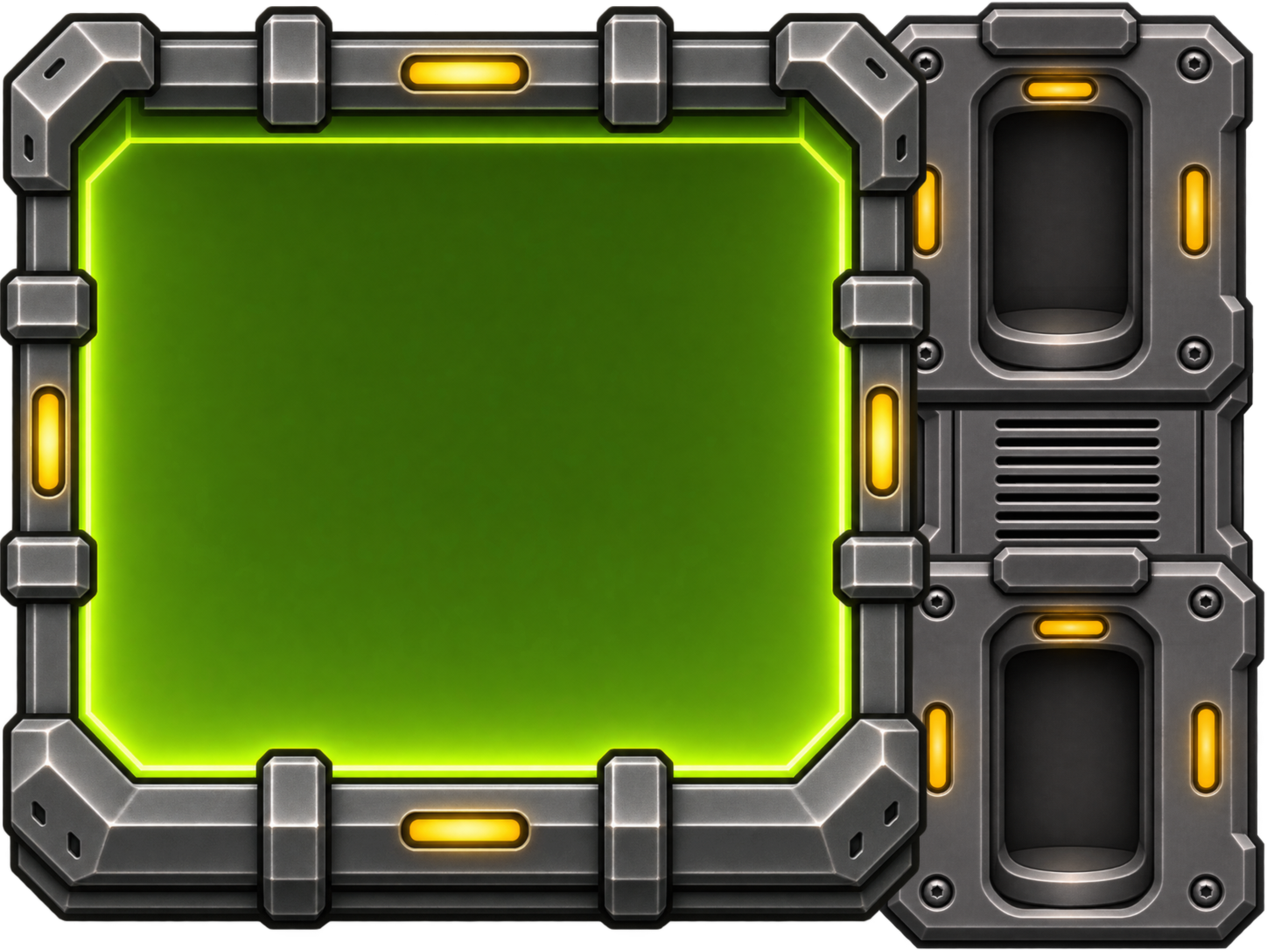
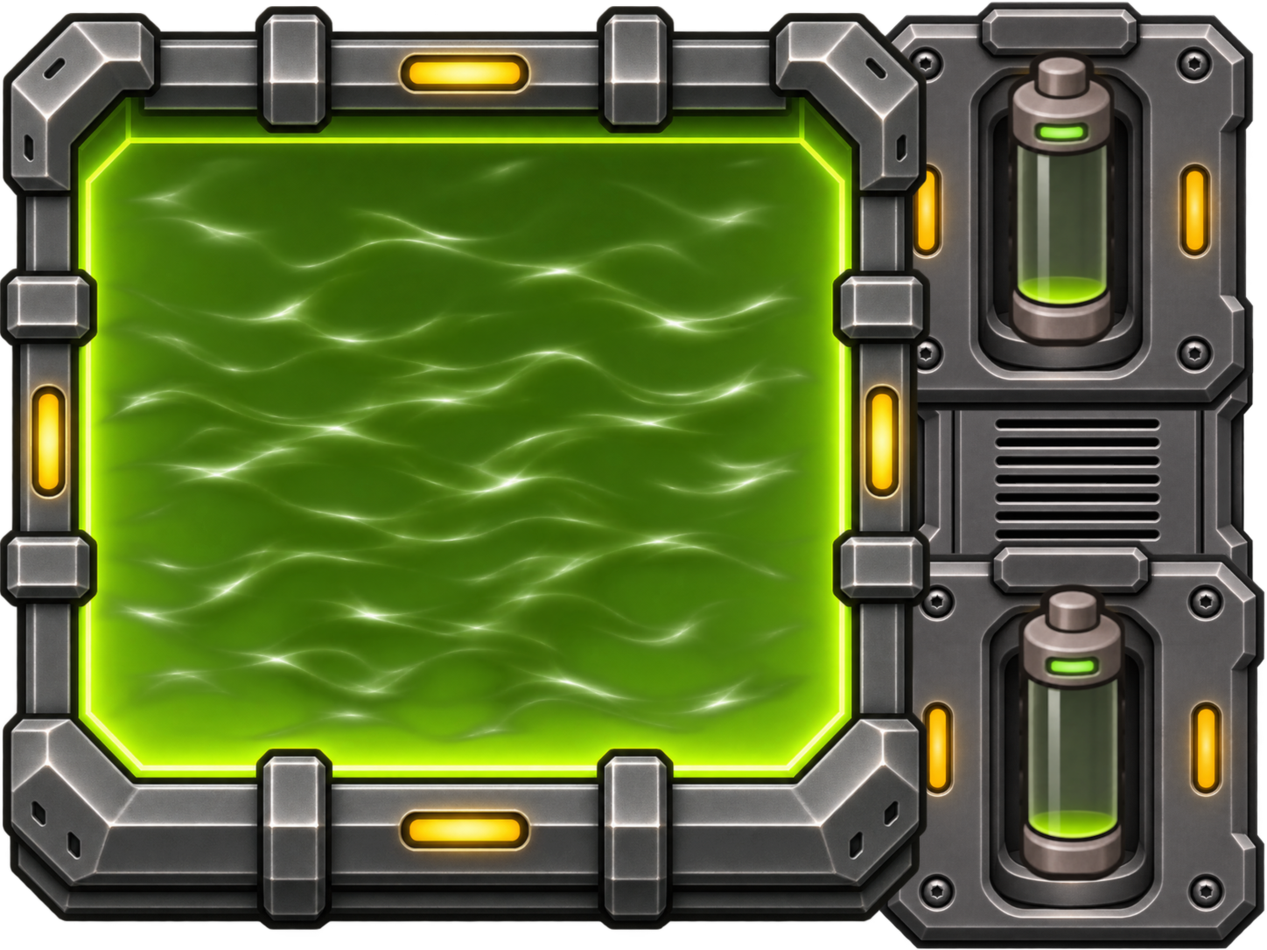
Layers edited between the first and the second 1267px x 950px image:
showed "Left_07" over [1006, 49, 1118, 349]
showed "Right_00" over [1017, 582, 1129, 883]
added layer "Pasted Layer #3" above "Pasted Layer #1" over [85, 153, 825, 749]
